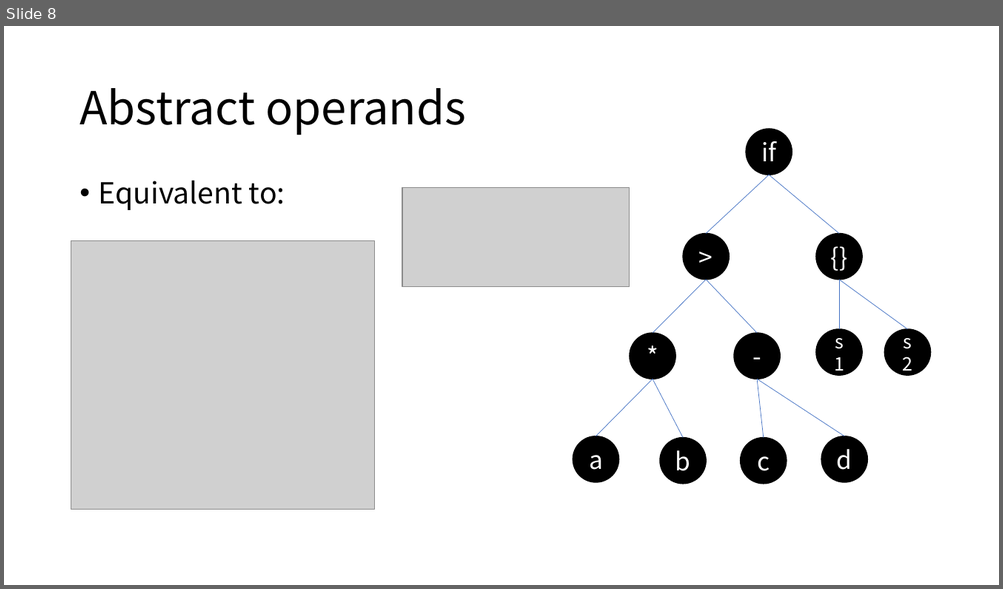
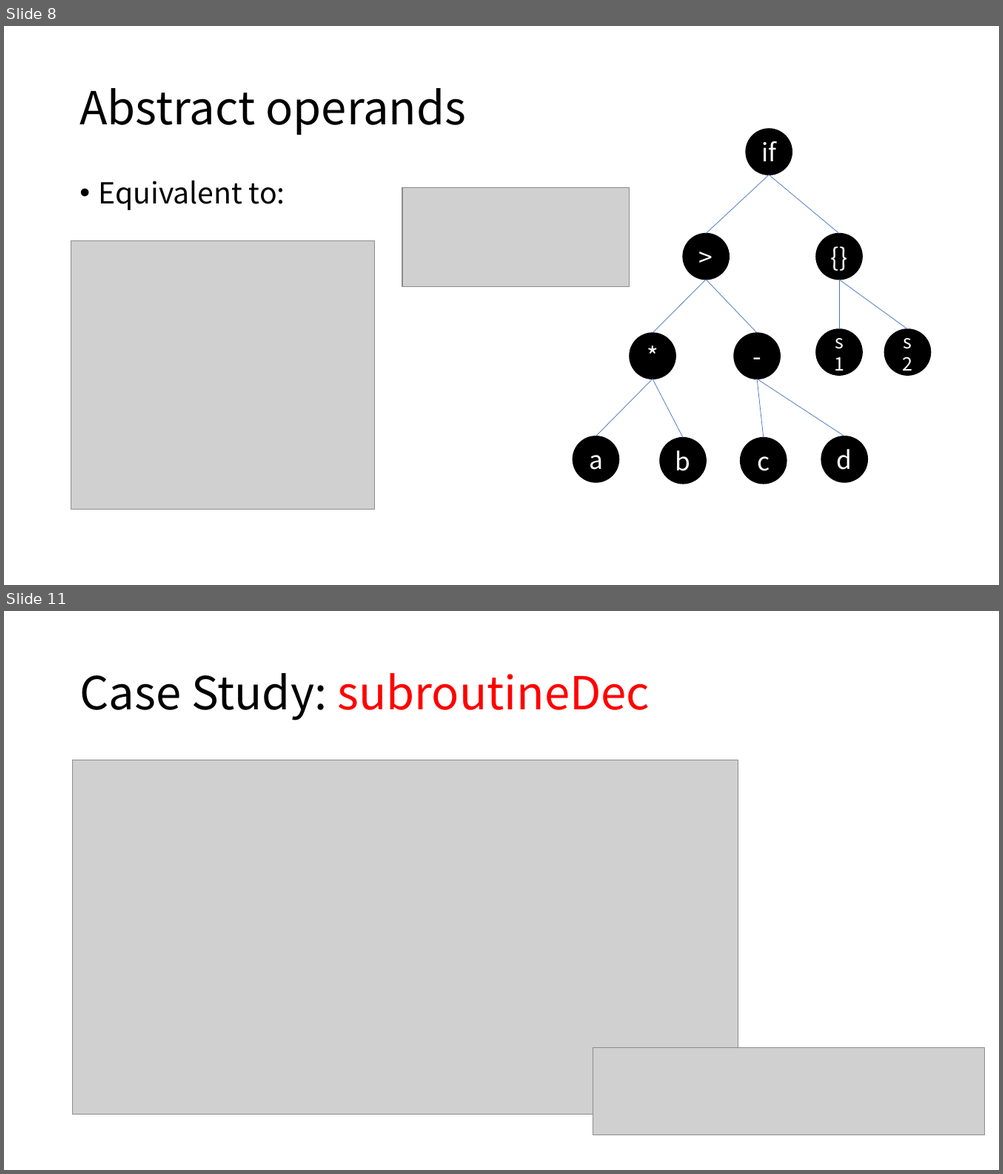
Before and after one commit to jisuansiwei2017/SDCT-2017-Fall, a slide deck: weekly_report/group2/第8周汇报.pptx. Shown one above the other, each under a label of ours: slide 8 before the commit, slides 8 and 11 after it; the slides between them are not shown. The pictures are 1003x589 and 1003x1174 pixels, drawn with LibreOffice and Linux fonts; fonts in the diff are those of the drawing; grey boxes stand for pictures. Boxes give left, top, right and bottom in pixels: in the first picture for what was removed or moved away, otherwise in the second. Text is boxed around its words. In the diff, an @@ line names an element or a change of style, - is before the commit and + after.

```diff
--- a/weekly_report/group2/第8周汇报.pptx
+++ b/weekly_report/group2/第8周汇报.pptx
@@ slide 11 added at bbox=[4, 611, 999, 1170], background #FFFFFF @@
@@ title added at bbox=[79, 673, 649, 721], 44 pt, text #FF0000 @@
+Case Study: subroutineDec
@@ picture added at bbox=[73, 760, 738, 1116] @@
@@ picture added at bbox=[593, 1048, 984, 1136] @@
```
Also in this commit, not shown: 1 slide changed, 5 other slides added.
